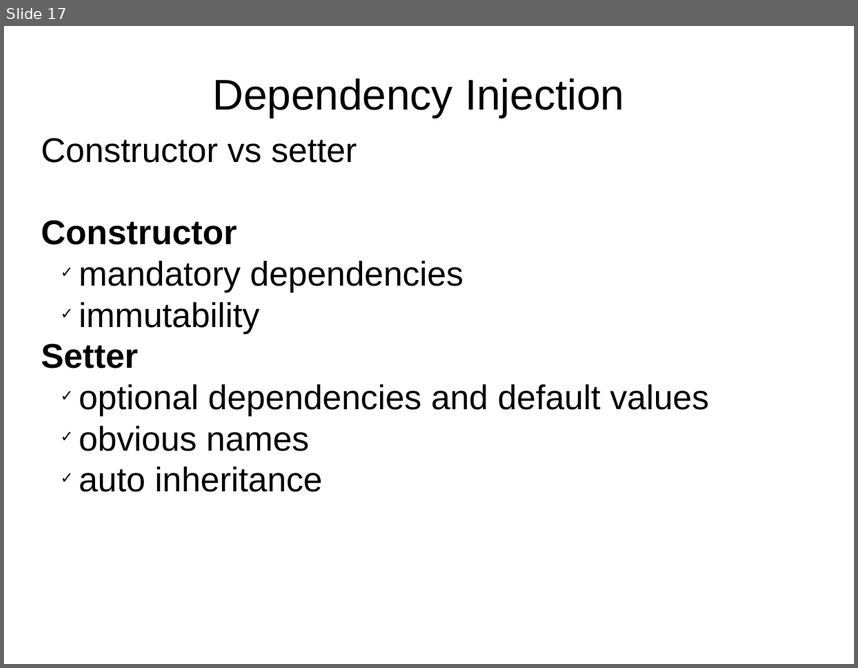
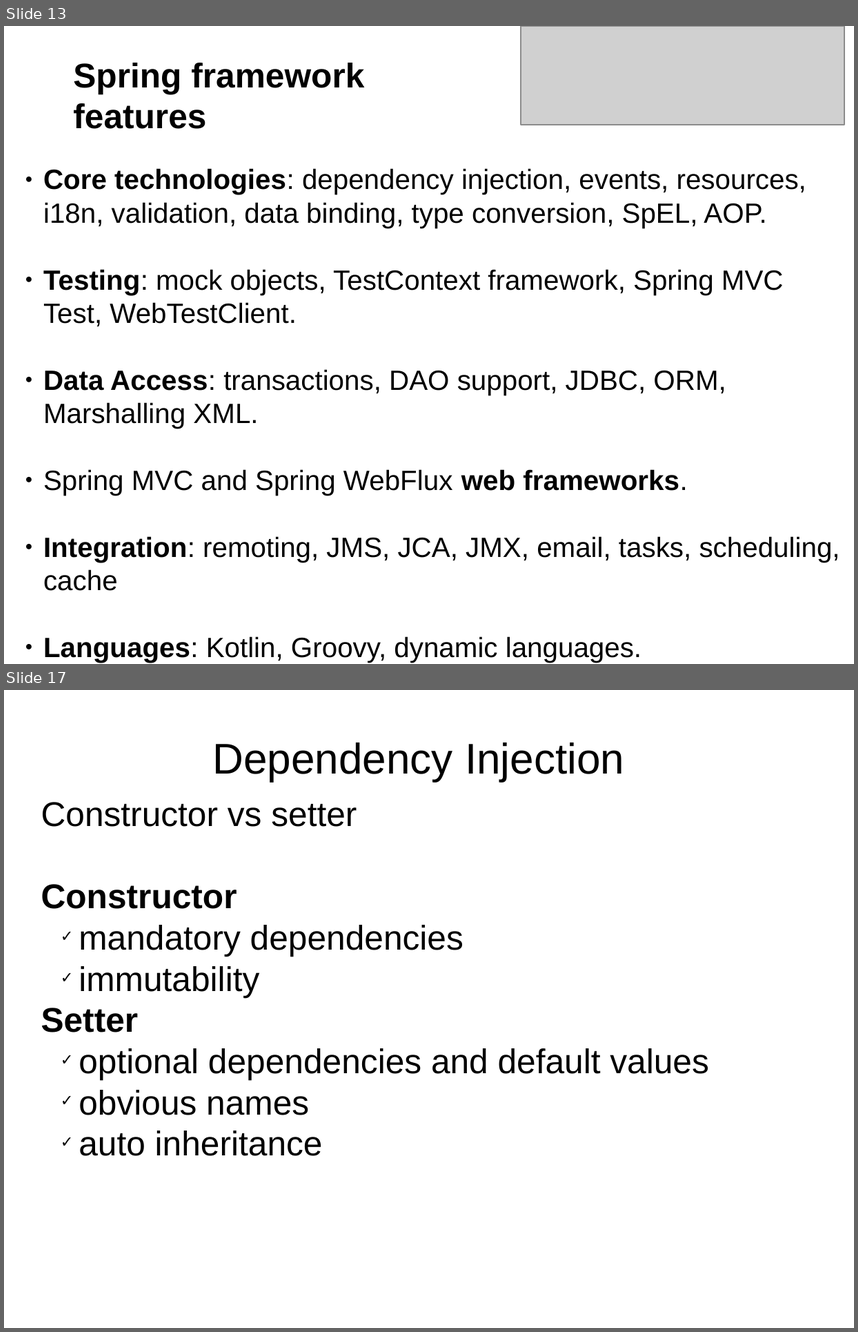
Before and after one commit to delia-popescu/spring-core, a slide deck: src/main/resources/spring_core.odp. Shown one above the other, each under a label of ours: slide 17 before the commit, slides 13 and 17 after it; the slides between them are not shown. The pictures are 858x668 and 858x1332 pixels, drawn with LibreOffice and Linux fonts; fonts in the diff are those of the drawing; grey boxes stand for pictures. Boxes give left, top, right and bottom in pixels: in the first picture for what was removed or moved away, otherwise in the second. Text is boxed around its words. In the diff, an @@ line names an element or a change of style, - is before the commit and + after.

```diff
--- a/src/main/resources/spring_core.odp
+++ b/src/main/resources/spring_core.odp
@@ slide 13 added at <box>4,26,854,664</box>, background #FFFFFF @@
@@ picture added at <box>521,26,845,125</box> @@
@@ text added at <box>73,63,364,129</box>, 32 pt, text #000000, bold @@
+Spring framework features
@@ text added at <box>43,168,840,590</box>, 26 pt, text #000000 @@
+● Core technologies: dependency injection, events, resources, i18n, validation, data binding, type conversion, SpEL, AOP.
+● Testing: mock objects, TestContext framework, Spring MVC Test, WebTestClient.
+● Data Access: transactions, DAO support, JDBC, ORM, Marshalling XML.
+● Spring MVC and Spring WebFlux web frameworks.
+● Integration: remoting, JMS, JCA, JMX, email, tasks, scheduling, cache
+● Languages: Kotlin, Groovy, dynamic languages.
```
Also in this commit, not shown: 24 slides changed, 33 other slides added, 14 slides removed.
